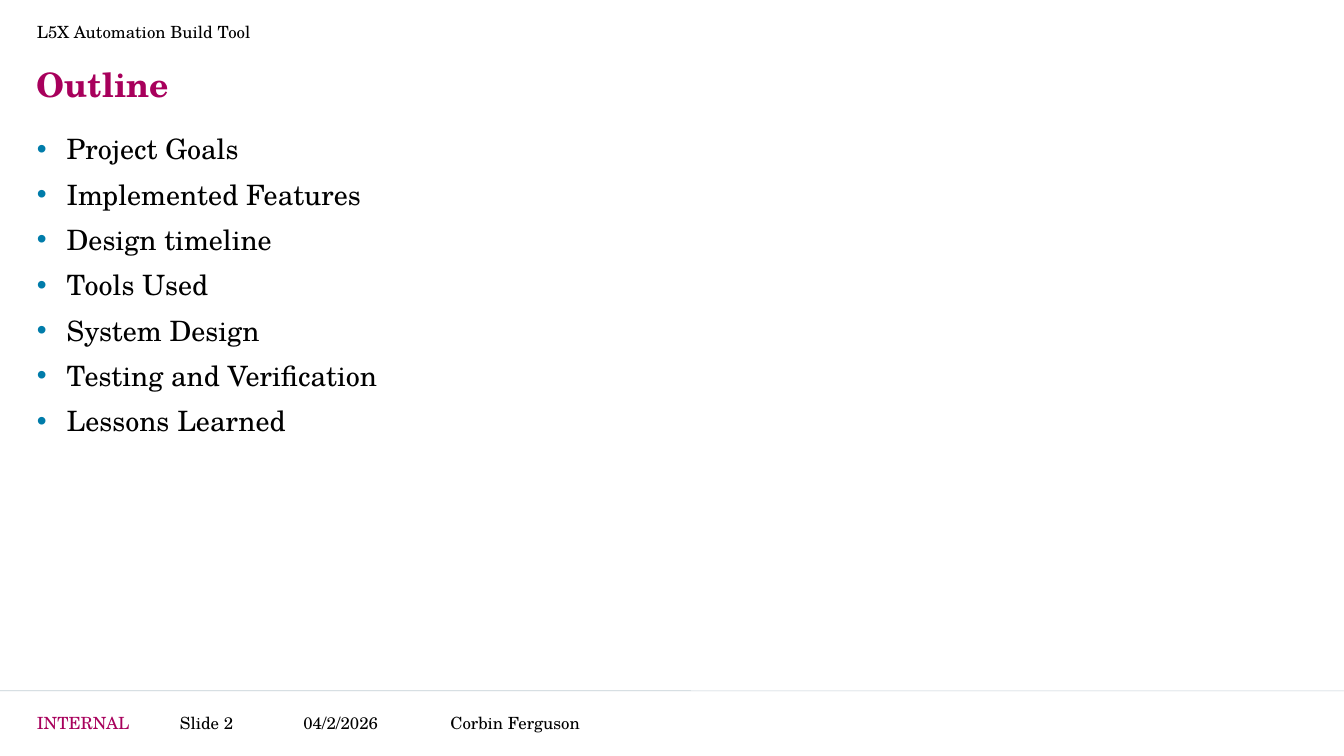
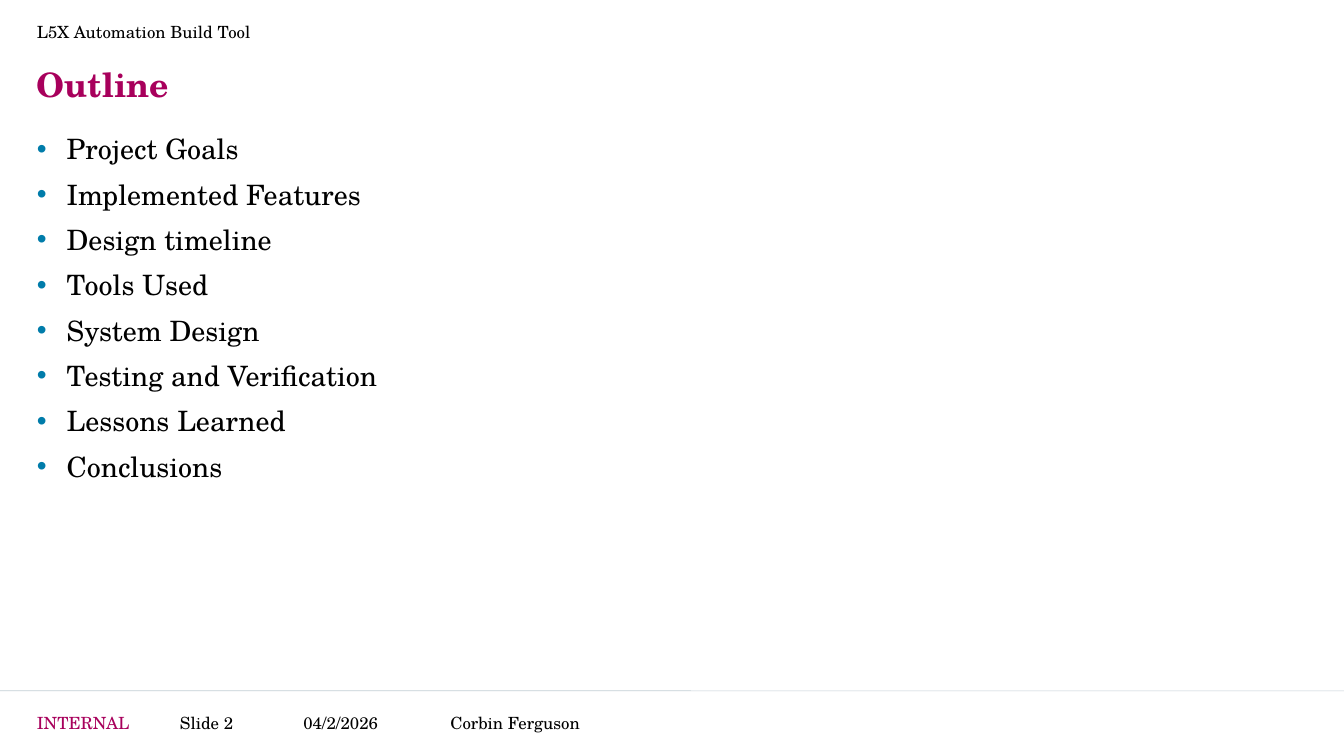
Before and after one commit to CorbinFerguson/ThesisBuildTool, a slide deck: slide 2 of Thesis Writing Documents/Project Development.pptx. Drawn at 1344x756 pixels with LibreOffice and Linux fonts; fonts in the diff are those of the drawing; background and template pictures are left out. Boxes give left, top, right and bottom in pixels: in the first picture for what was removed or moved away, otherwise in the second. Text is boxed around its words. In the diff, an @@ line names an element or a change of style, - is before the commit and + after.

```diff
--- a/Thesis Writing Documents/Project Development.pptx
+++ b/Thesis Writing Documents/Project Development.pptx
@@ text at [67,456,223,478]: paragraph added @@
+• Conclusions
```
Also in this commit, not shown: 9 other slides changed, 5 slides added, 1 slide removed, 4 other files.
